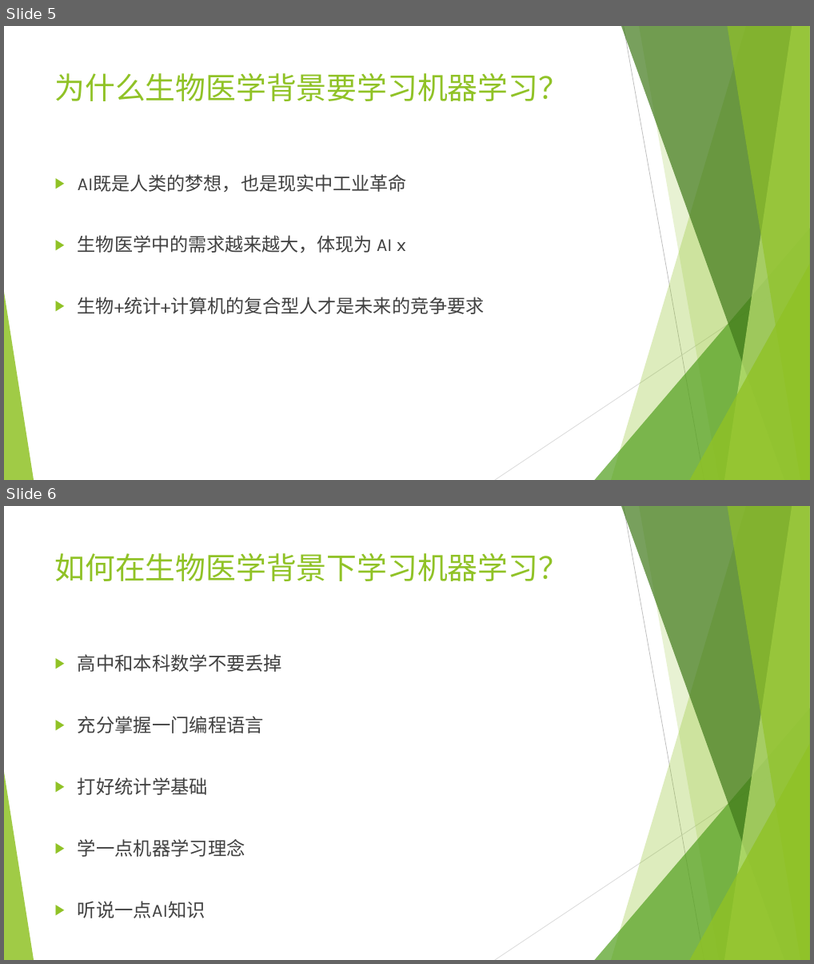
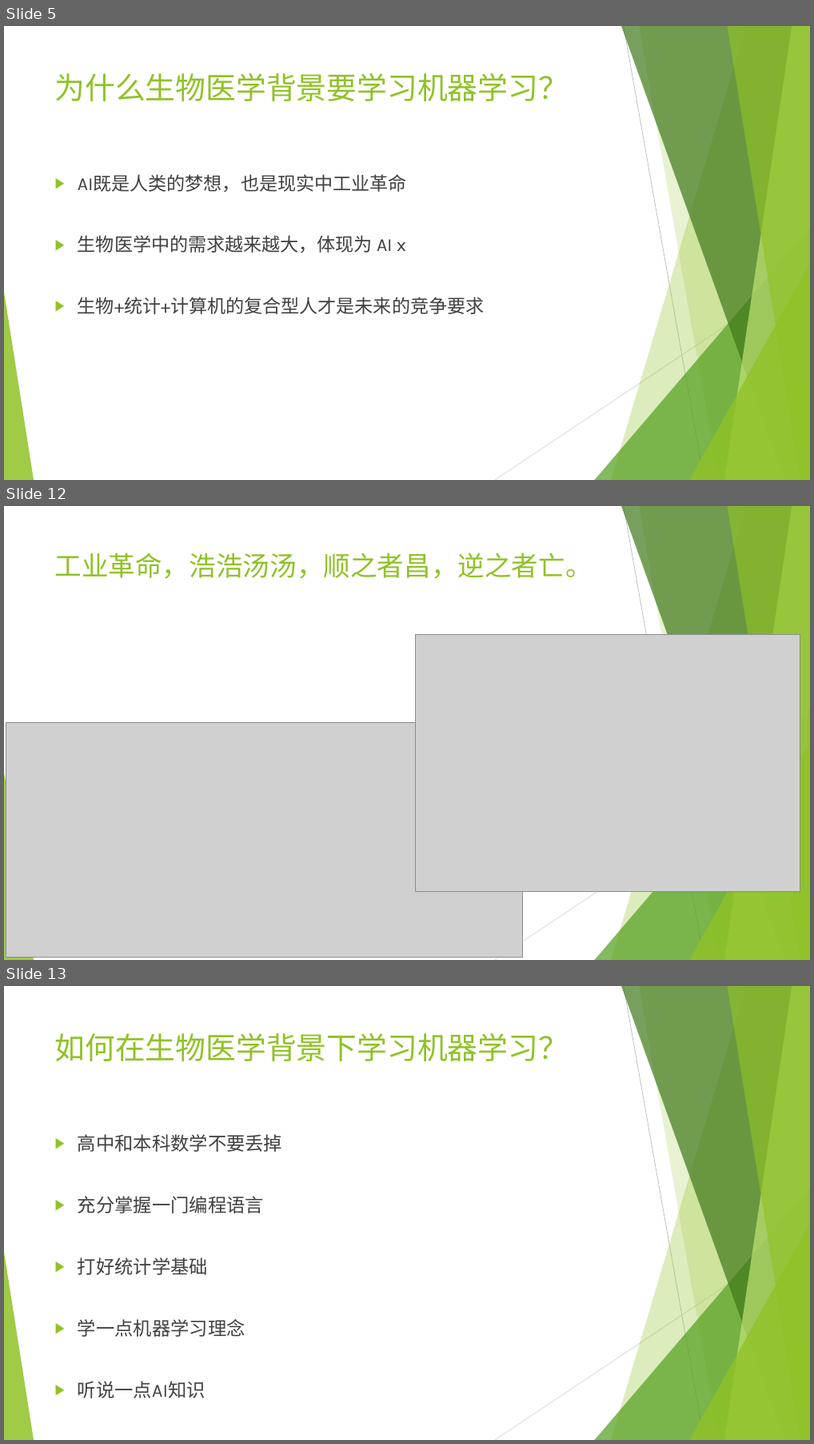
Before and after one commit to wangyi-fudan/BIOL130173, a slide deck: 0_why_and_how.pptx. Shown one above the other, each under a label of ours: slides 5 and 6 before the commit, slides 5, 12 and 13 after it; the slides between them are not shown. The pictures are 814x964 and 814x1444 pixels, drawn with LibreOffice and Linux fonts; fonts in the diff are those of the drawing; grey boxes stand for pictures. Boxes give left, top, right and bottom in pixels: in the first picture for what was removed or moved away, otherwise in the second. Text is boxed around its words. In the diff, an @@ line names an element or a change of style, - is before the commit and + after.

```diff
--- a/0_why_and_how.pptx
+++ b/0_why_and_how.pptx
@@ slide 12 added at [4, 506, 810, 960], background #FFFFFF; not listed: 10 template elements that a slide beside it also shows @@
@@ title added at [55, 552, 593, 579], 32 pt, text #90C226 @@
+工业革命，浩浩汤汤，顺之者昌，逆之者亡。
@@ picture added at [416, 635, 802, 892] @@
@@ picture added at [6, 723, 522, 957] @@
@@ what was slide 6 is now slide 13 @@
```
Also in this commit, not shown: 6 other slides added.
